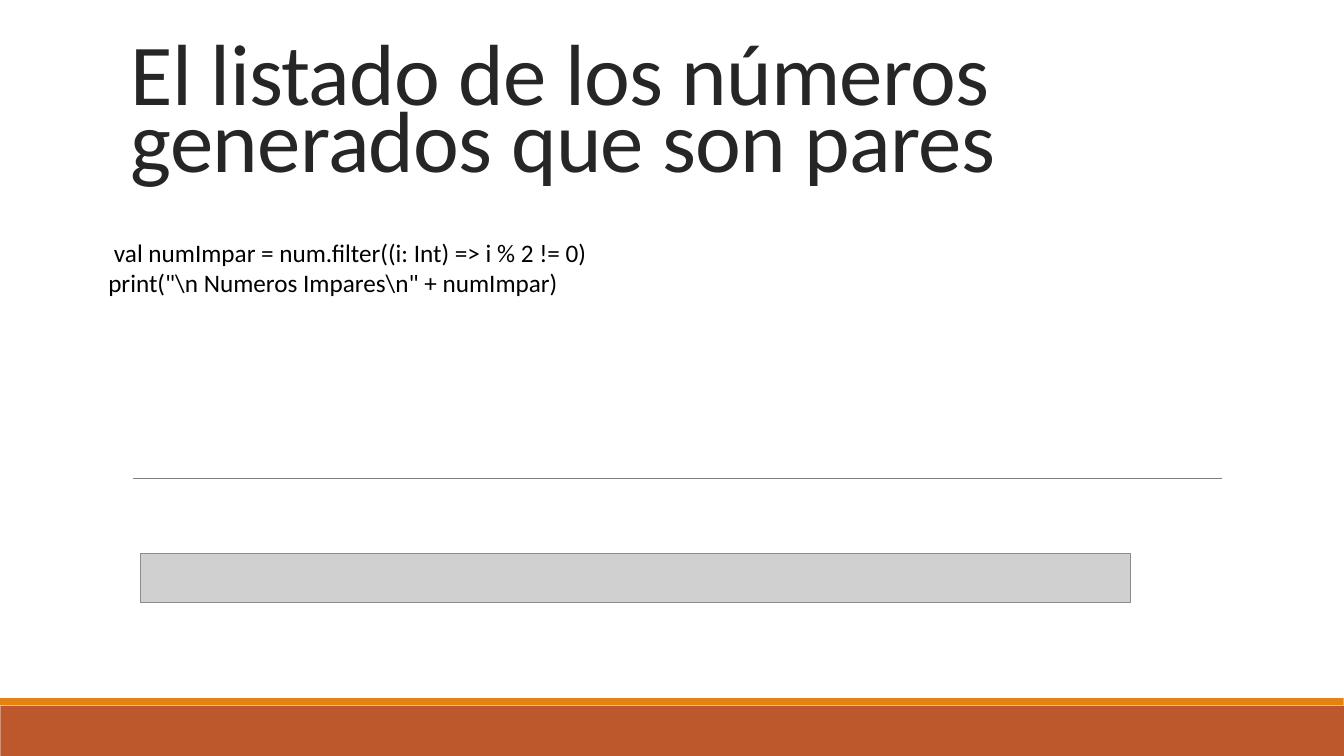
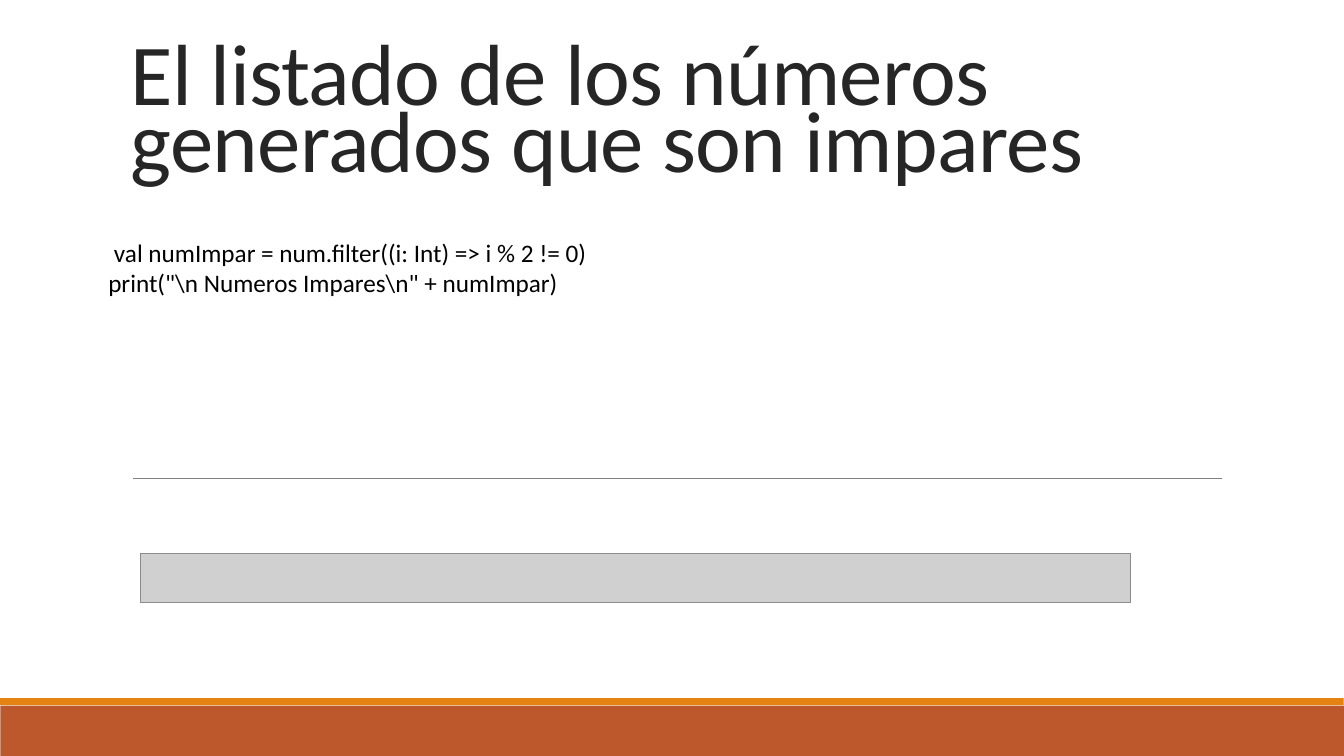
Before and after one commit to llpuchaicela/practica1_ProgAvanzada, a slide deck: slide 6 of trabvajo.pptx. Drawn at 1344x756 pixels with LibreOffice and Linux fonts; fonts in the diff are those of the drawing; grey boxes stand for pictures. Boxes give left, top, right and bottom in pixels: in the first picture for what was removed or moved away, otherwise in the second. Text is boxed around its words. In the diff, an @@ line names an element or a change of style, - is before the commit and + after.

```diff
--- a/trabvajo.pptx
+++ b/trabvajo.pptx
@@ text at <box>131,44,1084,187</box>: text changed @@
-El listado de los números generados que son pares
+El listado de los números generados que son impares
```
Also in this commit, not shown: 5 other slides changed.
